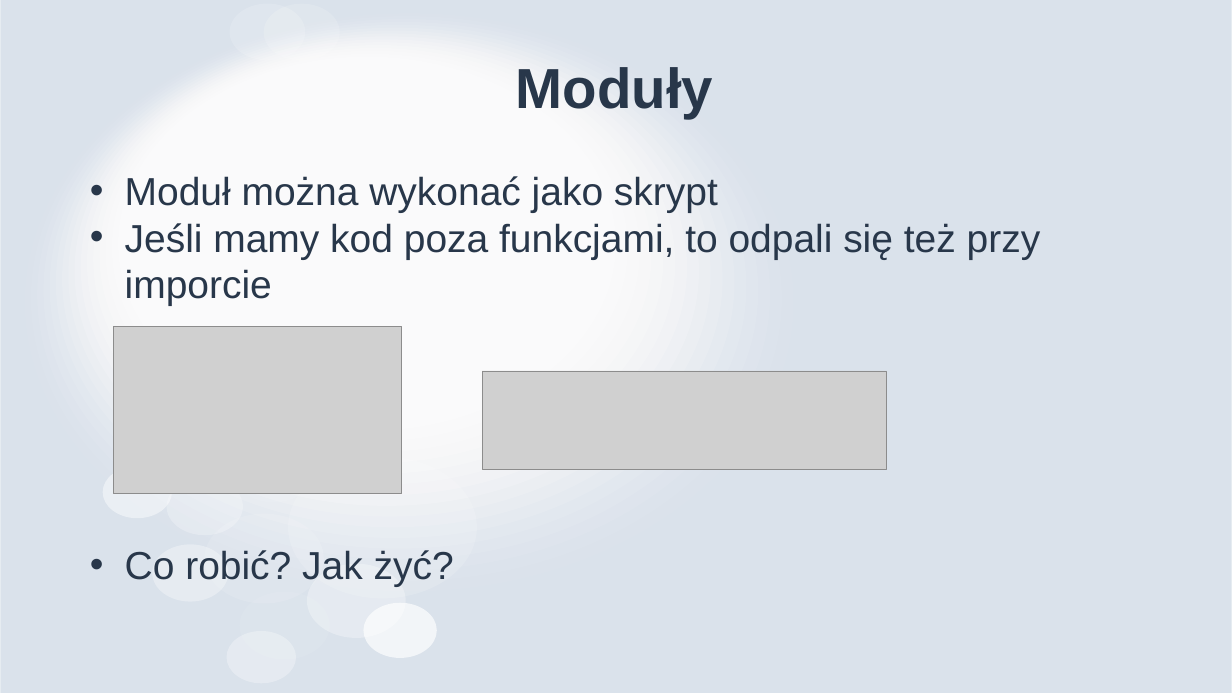
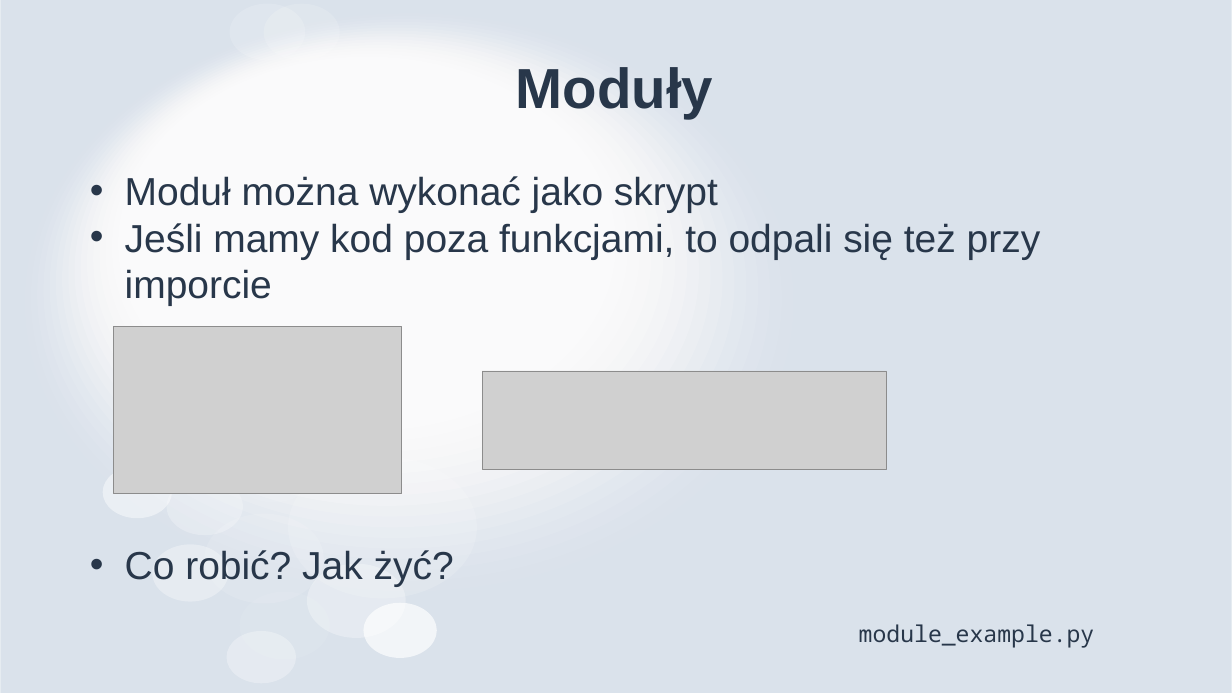
Before and after one commit to MikoStoro/ETI_Academy_python, a slide deck: slide 21 of Intro/Wprowadzenie.pptx. Drawn at 1232x693 pixels with LibreOffice and Linux fonts; fonts in the diff are those of the drawing; grey boxes stand for pictures. Boxes give left, top, right and bottom in pixels: in the first picture for what was removed or moved away, otherwise in the second. Text is boxed around its words. In the diff, an @@ line names an element or a change of style, - is before the commit and + after.

```diff
--- a/Intro/Wprowadzenie.pptx
+++ b/Intro/Wprowadzenie.pptx
@@ text added at box(859, 624, 1095, 647), 18 pt, text #28374A @@
+module_example.py
```
Also in this commit, not shown: 6 other slides changed, 4 other files.
